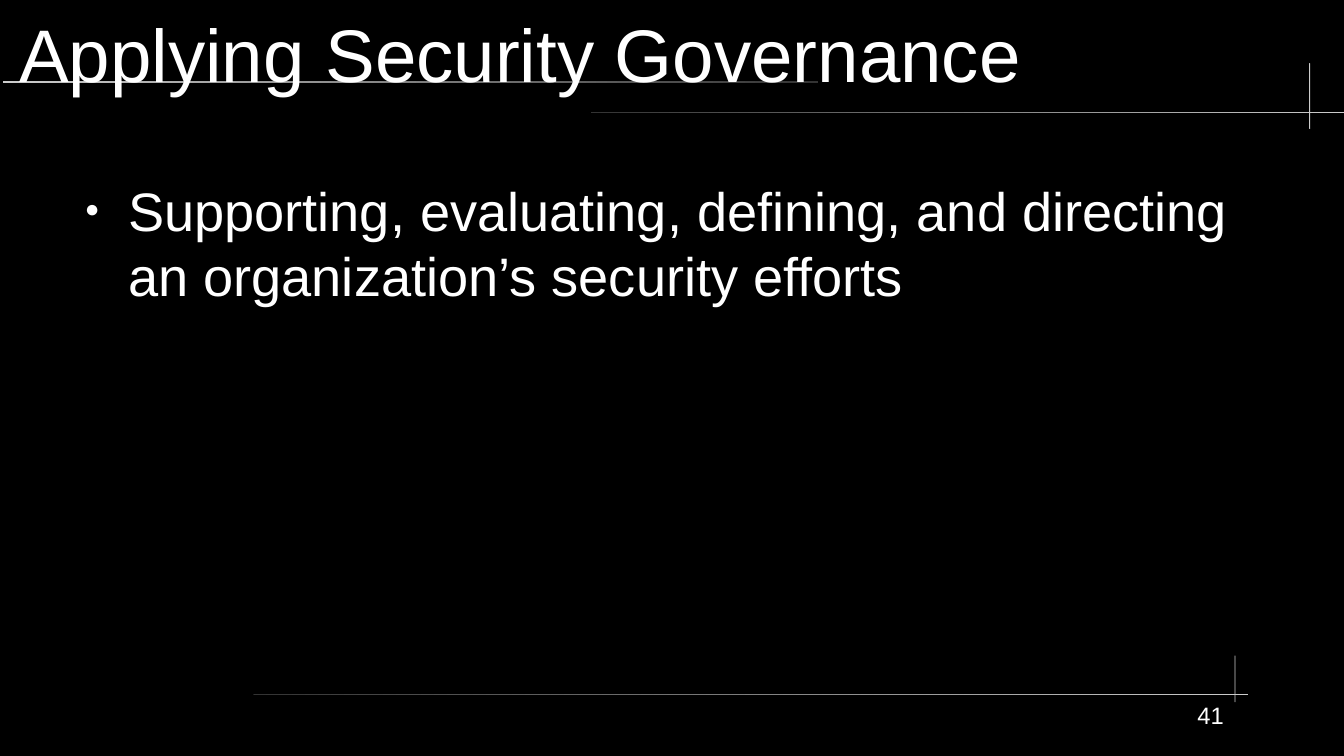
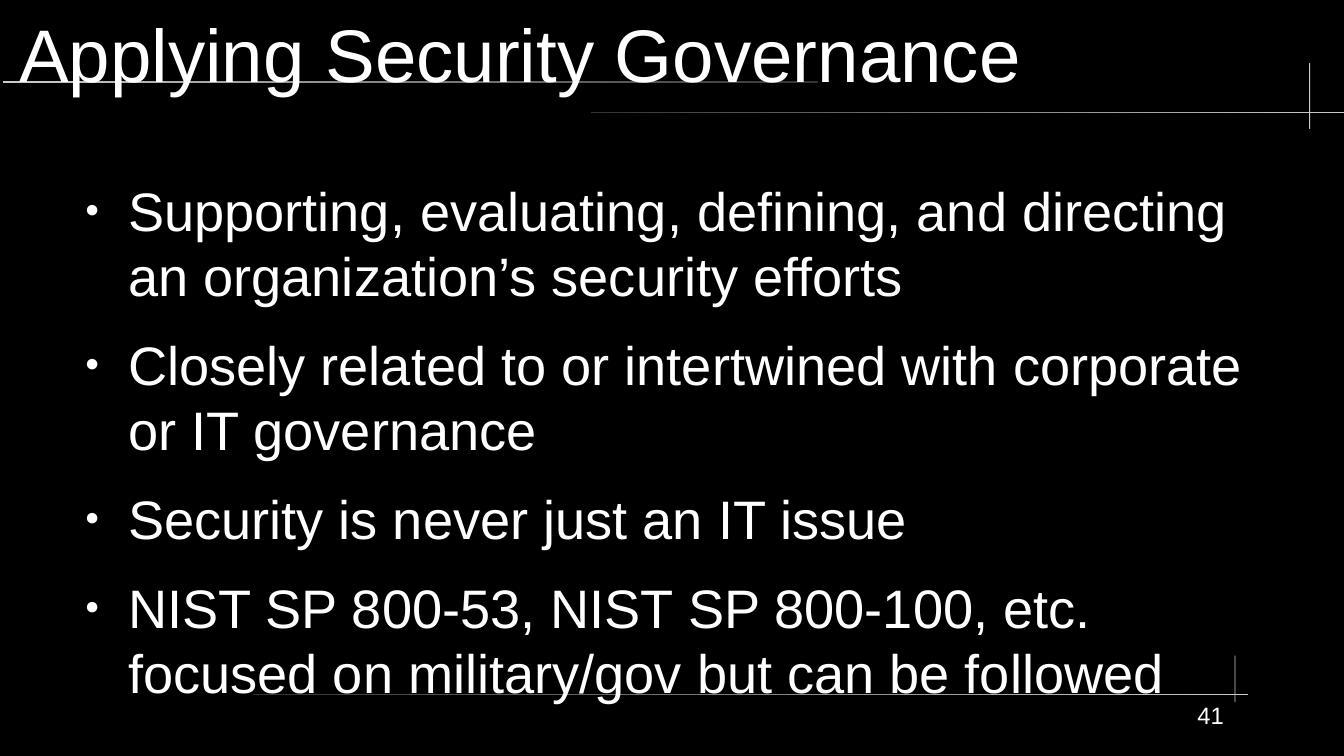
Before and after one commit to City-Colleges-of-Chicago-Cybersecurity/COMPSFI-214, a slide deck: slide 41 of 2026/Spring/powerpoints/Chapter-01-Security-Governance-Through-Principles-and-Policies.odp. Drawn at 1344x756 pixels with LibreOffice and Linux fonts; fonts in the diff are those of the drawing. Boxes give left, top, right and bottom in pixels: in the first picture for what was removed or moved away, otherwise in the second. Text is boxed around its words. In the diff, an @@ line names an element or a change of style, - is before the commit and + after.

```diff
--- a/2026/Spring/powerpoints/Chapter-01-Security-Governance-Through-Principles-and-Policies.odp
+++ b/2026/Spring/powerpoints/Chapter-01-Security-Governance-Through-Principles-and-Policies.odp
@@ text at (128,345,1242,702): paragraphs added @@
+● Closely related to or intertwined with corporate or IT governance
+● Security is never just an IT issue
+● NIST SP 800-53, NIST SP 800-100, etc. focused on military/gov but can be followed
```
Also in this commit, not shown: 12 slides added, 1 other file.
